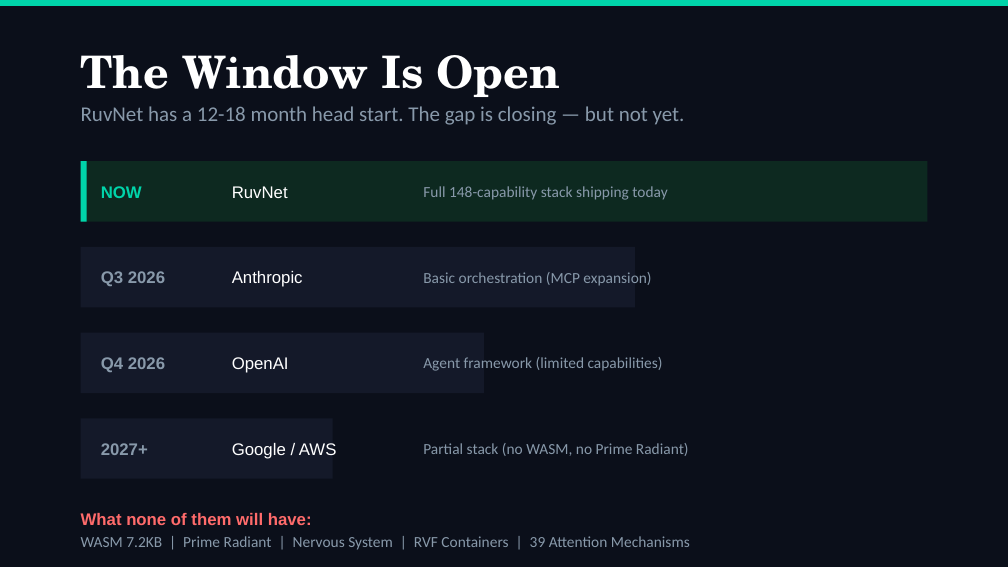
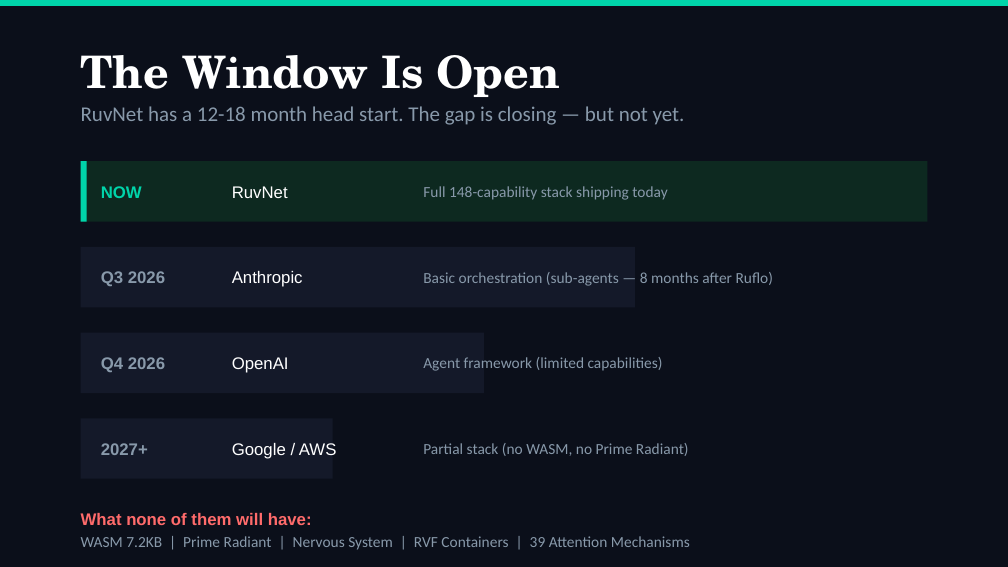
Before and after one commit to JLMA-Agentic-Ai/jlma-Ask-Ruvnet, a slide deck: slide 17 of docs/presentations/CEO-Deck-RuvNet-2026.pptx (slide 16 before the commit). Drawn at 1008x567 pixels with LibreOffice and Linux fonts; fonts in the diff are those of the drawing. Boxes give left, top, right and bottom in pixels: in the first picture for what was removed or moved away, otherwise in the second. Text is boxed around its words. In the diff, an @@ line names an element or a change of style, - is before the commit and + after.

```diff
--- a/docs/presentations/CEO-Deck-RuvNet-2026.pptx
+++ b/docs/presentations/CEO-Deck-RuvNet-2026.pptx
@@ text at bbox=[423, 272, 773, 286]: text changed @@
-Basic orchestration (MCP expansion)
+Basic orchestration (sub-agents — 8 months after Ruflo)
```
Also in this commit, not shown: 3 other slides changed, 3 slides added, 2 slides removed, 7 other files.
